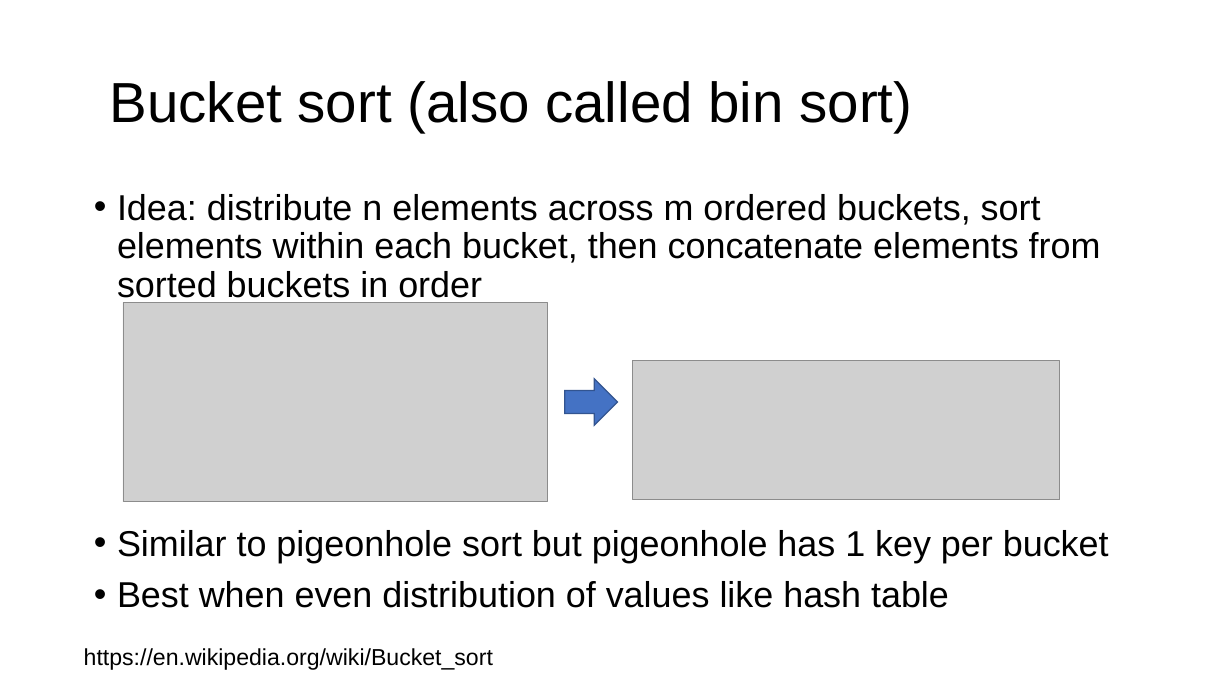
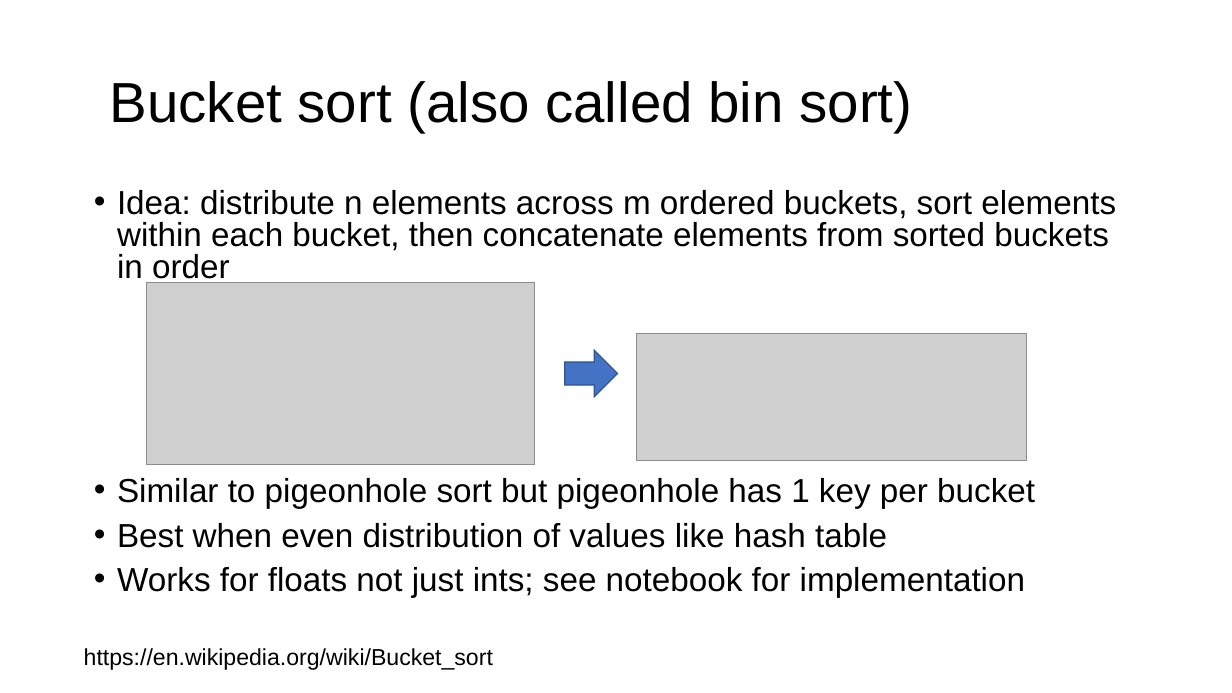
Before and after one commit to parrt/msds689, a slide deck: slide 10 of notes/sorting.pptx (slide 9 before the commit). Drawn at 1232x693 pixels with LibreOffice and Linux fonts; fonts in the diff are those of the drawing; grey boxes stand for pictures; background and template pictures are left out. Boxes give left, top, right and bottom in pixels: in the first picture for what was removed or moved away, otherwise in the second. Text is boxed around its words. In the diff, an @@ line names an element or a change of style, - is before the commit and + after.

```diff
--- a/notes/sorting.pptx
+++ b/notes/sorting.pptx
@@ text at <box>117,190,1116,548</box>: size 28 to 25.9 pt in "Idea: distribute n elements across m ordered ...", "Similar to pigeonhole sort but pigeonhole has ...", "Best when even distribution of values like ..."; line spacing 0.9 to 0.8 @@
@@ picture: place and size @@
-picture at <box>123,302,547,502</box>
+picture at <box>147,283,534,465</box>
@@ right arrow: place and size @@
-right arrow at <box>565,379,617,425</box>
+right arrow at <box>565,350,617,396</box>
@@ picture: place and size @@
-picture at <box>633,360,1060,500</box>
+picture at <box>637,334,1027,461</box>
@@ text at <box>117,567,1025,598</box>: paragraph added @@
+• Works for floats not just ints; see notebook for implementation
```
Also in this commit, not shown: 3 other slides changed, 2 slides added, 3 other files.
